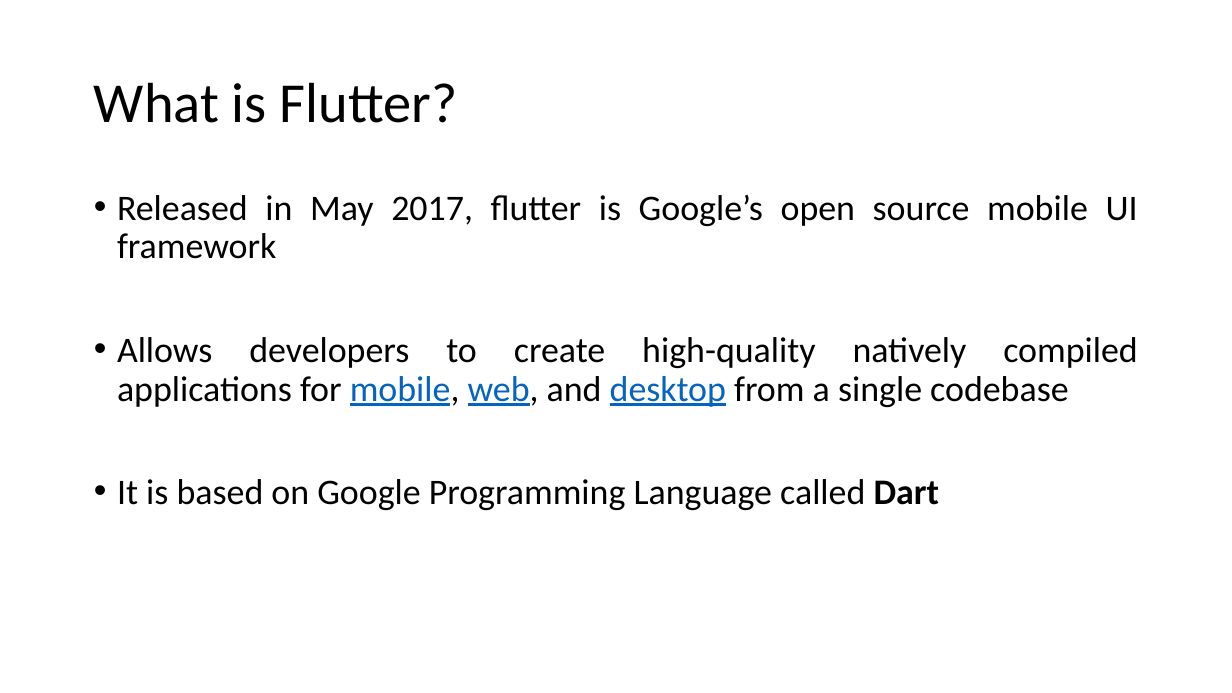
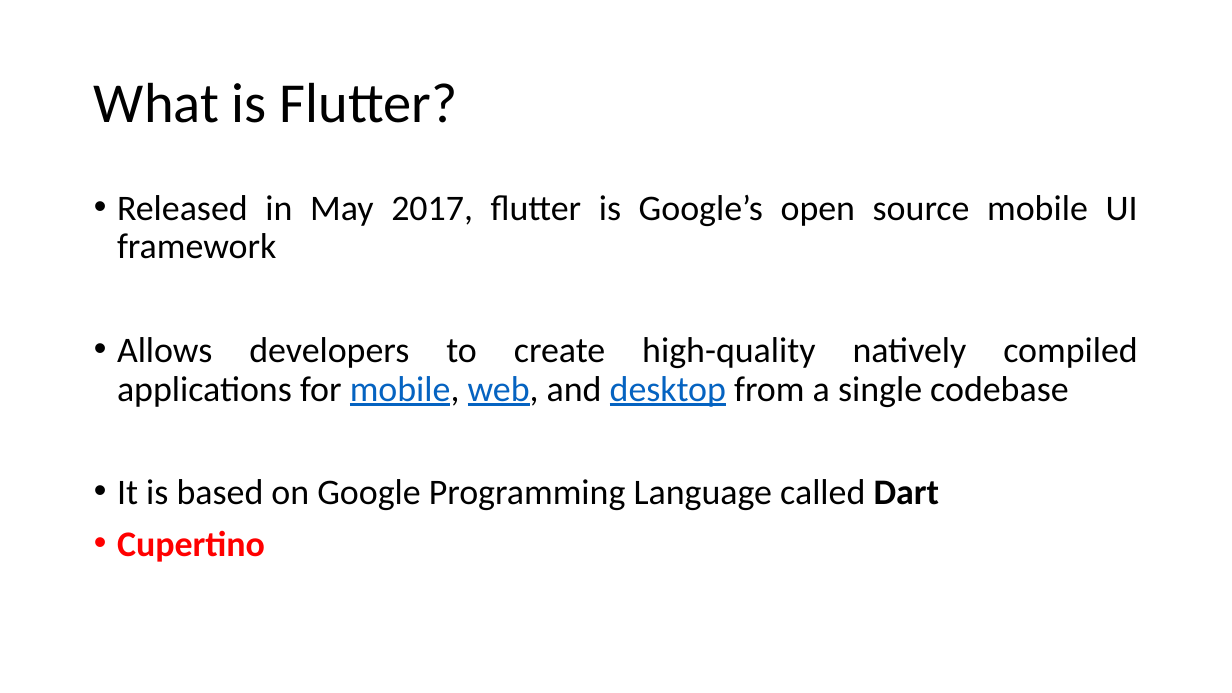
Before and after one commit to Anjy123/Flutter, a slide deck: slide 2 of Flutter features.pptx. Drawn at 1232x693 pixels with LibreOffice and Linux fonts; fonts in the diff are those of the drawing. Boxes give left, top, right and bottom in pixels: in the first picture for what was removed or moved away, otherwise in the second. Text is boxed around its words. In the diff, an @@ line names an element or a change of style, - is before the commit and + after.

```diff
--- a/Flutter features.pptx
+++ b/Flutter features.pptx
@@ text at <box>117,530,265,562</box>: paragraph added @@
+• Cupertino
```
Also in this commit, not shown: 7 other slides changed.
